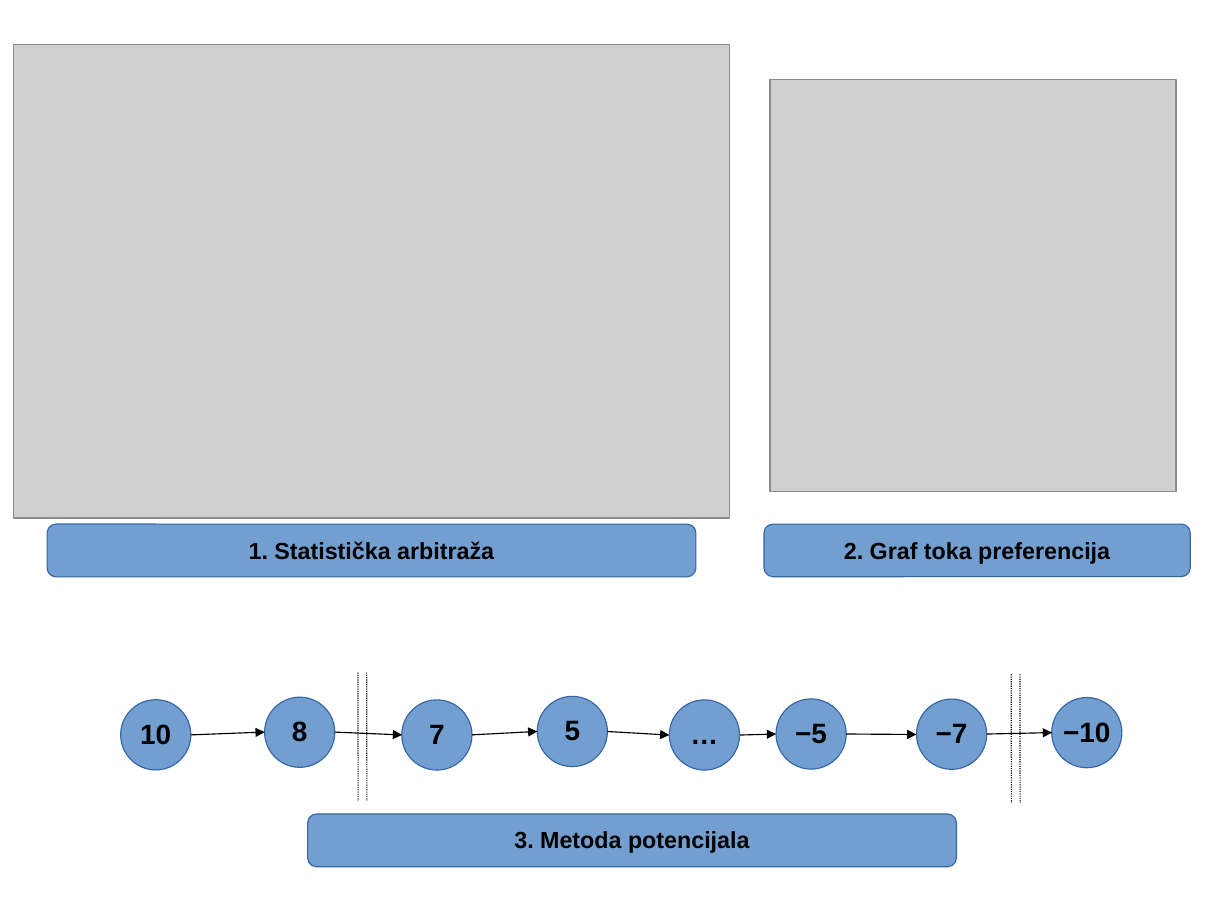
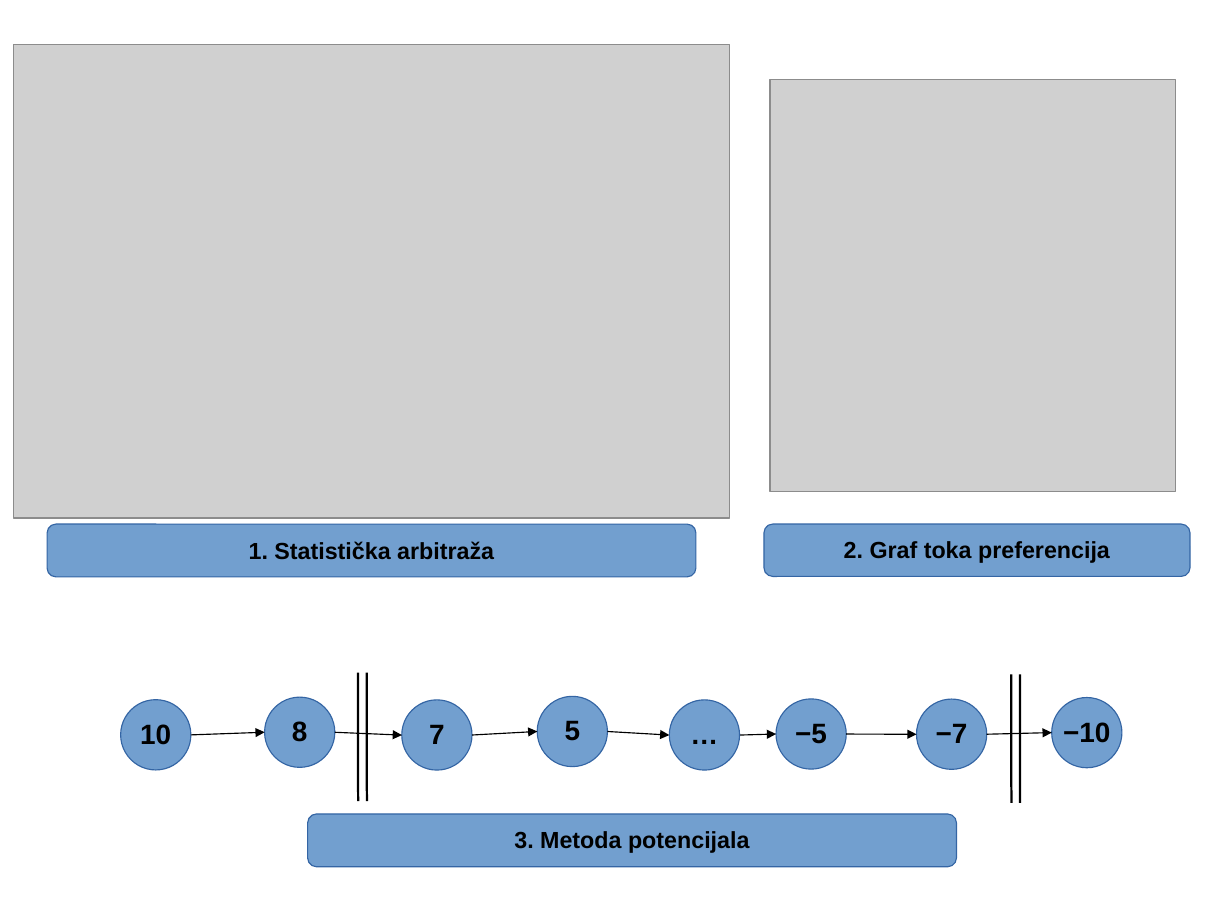
Before and after one commit to mrlovre/diplomski, a slide deck: slide 3 of dira/13-Mrcela-prezentacija.ppt. Drawn at 1232x924 pixels with LibreOffice and Linux fonts; fonts in the diff are those of the drawing; grey boxes stand for pictures. Boxes give left, top, right and bottom in pixels: in the first picture for what was removed or moved away, otherwise in the second. Text is boxed around its words. In the diff, an @@ line names an element or a change of style, - is before the commit and + after.

```diff
--- a/dira/13-Mrcela-prezentacija.ppt
+++ b/dira/13-Mrcela-prezentacija.ppt
@@ line (358, 673) - (358, 802): stroke #000000 0.74 pt dashed to #000000 1.45 pt @@
@@ line (367, 673) - (367, 802): stroke #000000 0.74 pt dashed to #000000 1.45 pt @@
@@ line (1012, 674) - (1012, 803): stroke #000000 0.74 pt dashed to #000000 1.45 pt @@
@@ line (1021, 674) - (1021, 803): stroke #000000 0.74 pt dashed to #000000 1.45 pt @@
```
Also in this commit, not shown: 1 other slide changed, 2 other files.
